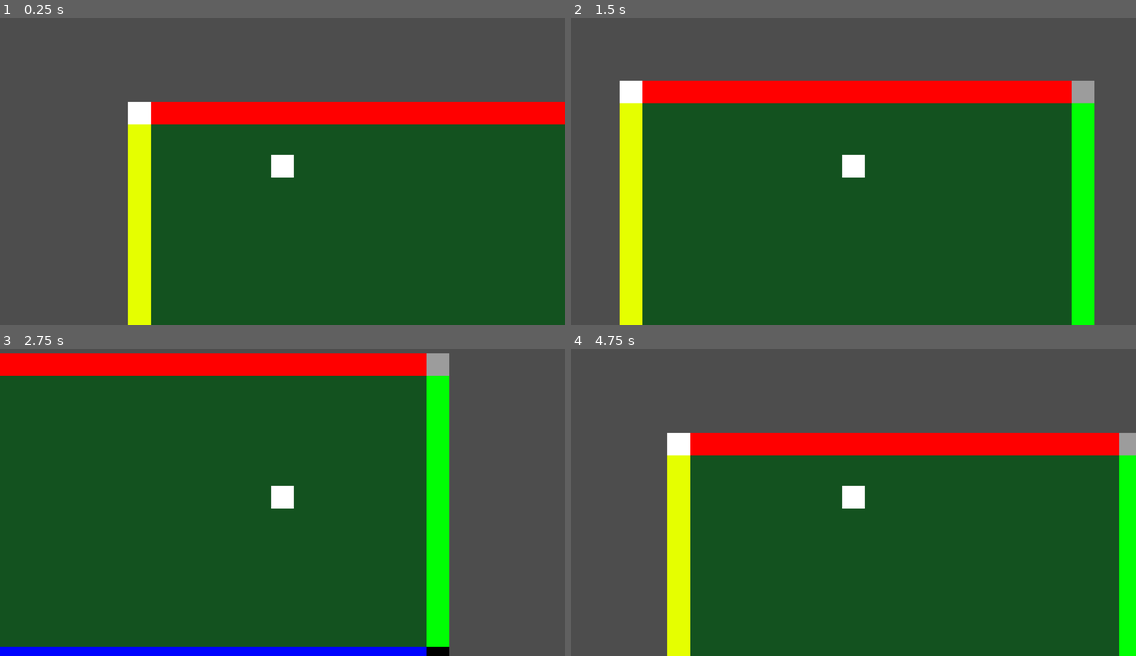
Above: before the commit, frames 1-4 (two rows, left to right).
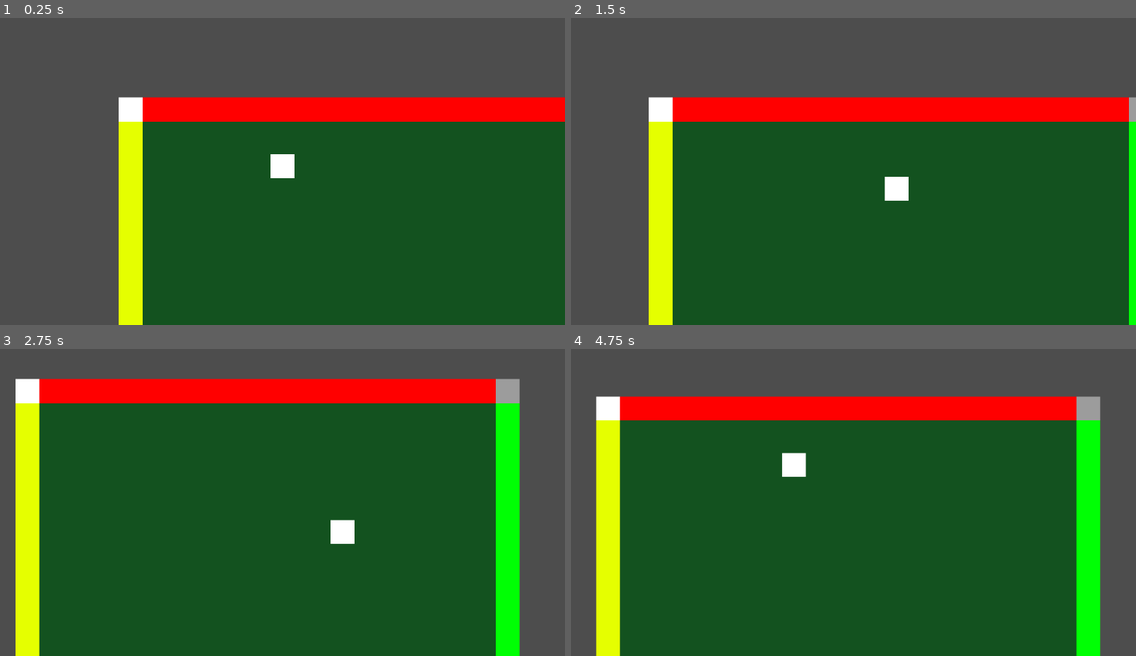
Above: after the commit, the same moments.

Repository: Turkeytray/GodotJam74
Game: Godot game, scene res://Scenes/main.tscn
Two runs of this game, one before a commit and one after it. Both use one fixed random seed, a clock stepped at 60 frames per second and the inputs below.
Inputs:
- Up to frame 1 (0.25 s): no input
- Up to frame 2 (1.5 s): tap Enter at 0.5 s; hold Right (ui_right) 0.53-1.28 s; hold Down (ui_down) from 1.28 s (still down)
- Up to frame 3 (2.75 s): release Down (ui_down) at 2.03 s; hold Right (ui_right) from 2.03 s (still down)
- Up to frame 4 (4.75 s): release Right (ui_right) at 2.78 s; hold Up (ui_up) 2.78-3.53 s; hold Left (ui_left) from 3.53 s (still down)

The runs differ from the first frame. In frame 1, 4.3% of the frame differs, in the area x 21-100%, y 25-100%; in frame 2, 25%; in frame 3, 36%; in frame 4, 36%, in the area x 4-100%, y 15-100%.

Commit message:
got camera better figured out

Diff:
--- a/Scenes/Player.tscn
+++ b/Scenes/Player.tscn
@@ -8,7 +8,7 @@
 [node name="Player" type="CharacterBody2D"]
 script = ExtResource("1_asiiv")
 
-[node name="CollisionShape2D" type="CollisionShape2D" parent="."]
+[node name="CollisionBox" type="CollisionShape2D" parent="."]
 shape = SubResource("RectangleShape2D_c3ai8")
 
 [node name="ColorRect" type="ColorRect" parent="."]
@@ -23,3 +23,13 @@
 offset_bottom = 32.0
 grow_horizontal = 2
 grow_vertical = 2
+
+[node name="Camera" type="Camera2D" parent="."]
+zoom = Vector2(0.85, 0.85)
+position_smoothing_enabled = true
+position_smoothing_speed = 3.0
+drag_horizontal_enabled = true
+drag_vertical_enabled = true
+drag_left_margin = 0.1
+drag_right_margin = 0.1
+editor_draw_drag_margin = true
--- a/Scenes/main.tscn
+++ b/Scenes/main.tscn
@@ -13,7 +13,3 @@
 
 [node name="Player" parent="." instance=ExtResource("1_ba4gk")]
 position = Vector2(565, 247)
-
-[node name="Camera2D" type="Camera2D" parent="Player"]
-visible = false
-zoom = Vector2(0.8, 0.8)
